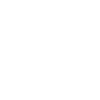
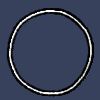
The second 100 × 100 image is a revision of the first. Changes to its layers:
painted on "레이어 1" over (x1=6, y1=8, x2=95, y2=97)
added layer "레이어 2" above "레이어 0" over (x1=7, y1=8, x2=95, y2=97)
painted on "레이어 0" over (x1=0, y1=0, x2=100, y2=100)
